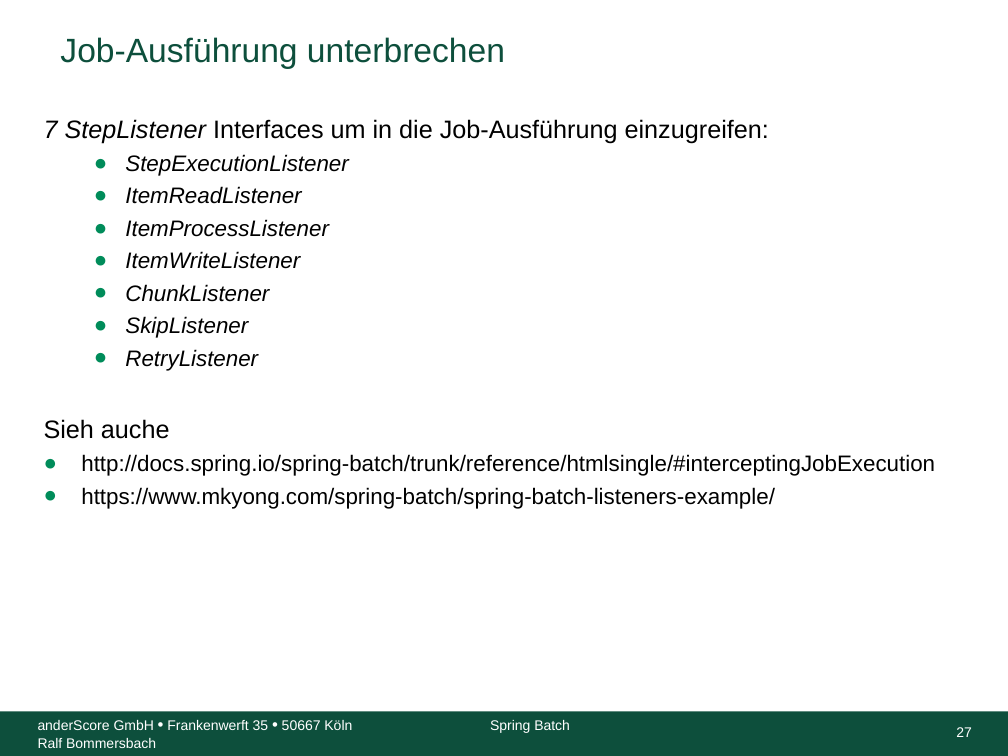
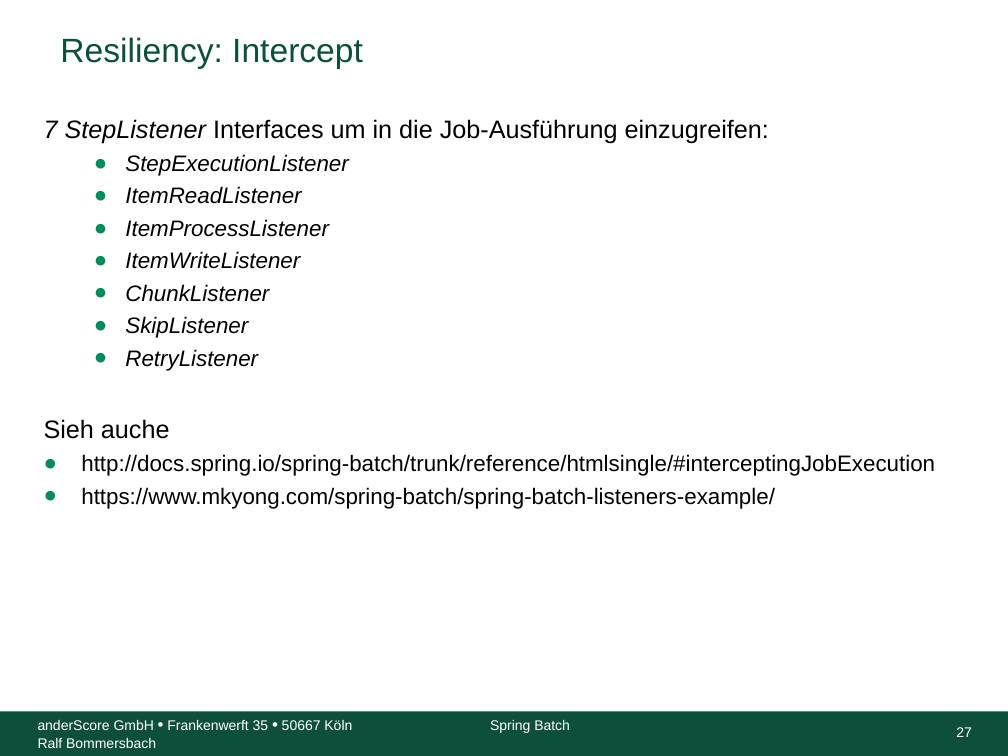
Before and after one commit to anderscore-gmbh/FrOSCon-2015, a slide deck: slide 27 of SpringBatch_Talanx_final.ppt. Drawn at 1008x756 pixels with LibreOffice and Linux fonts; fonts in the diff are those of the drawing; background and template pictures are left out. Boxes give left, top, right and bottom in pixels: in the first picture for what was removed or moved away, otherwise in the second. Text is boxed around its words. In the diff, an @@ line names an element or a change of style, - is before the commit and + after.

```diff
--- a/SpringBatch_Talanx_final.ppt
+++ b/SpringBatch_Talanx_final.ppt
@@ title at (60,37,363,69): text changed @@
-Job-Ausführung unterbrechen
+Resiliency: Intercept
```
Also in this commit, not shown: 1 other slide changed.
